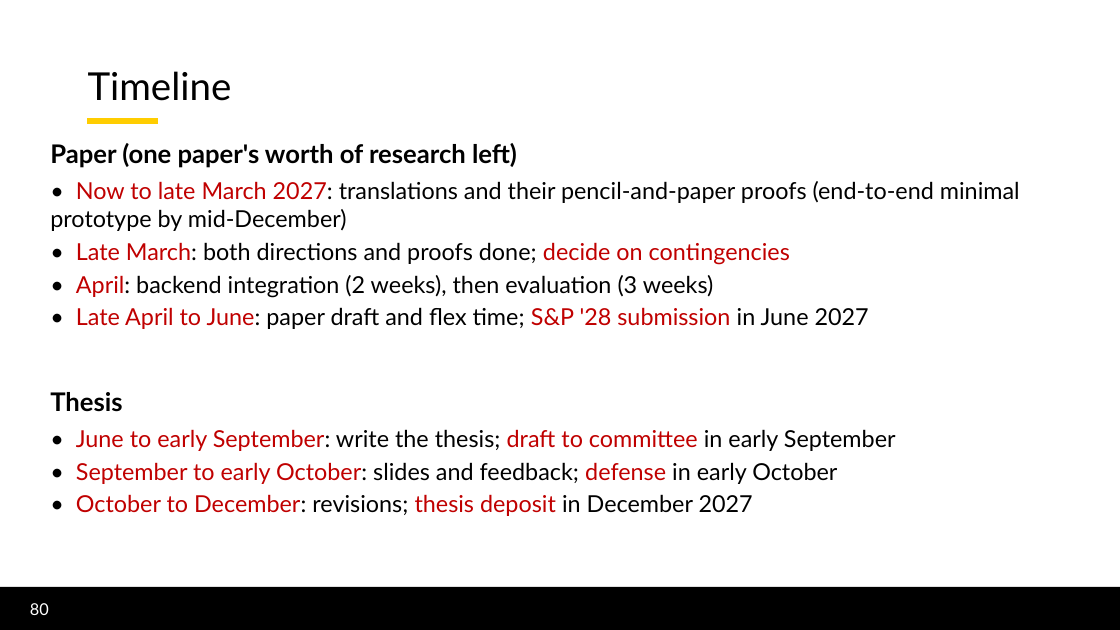
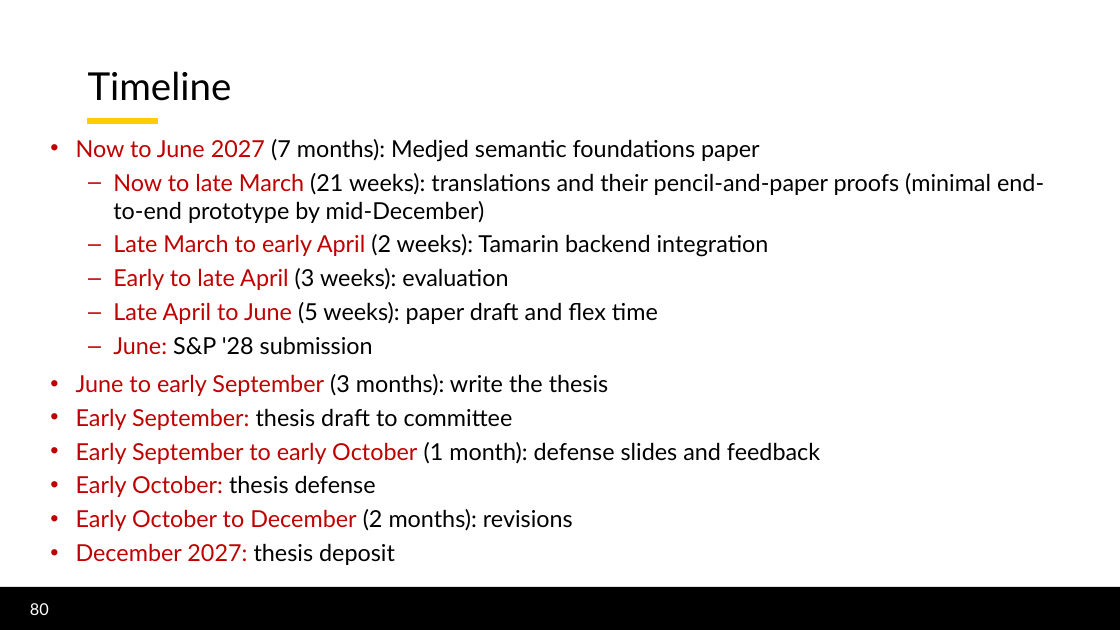
Before and after one commit to lorchrob/thesis_proposal_slides, a slide deck: slide 80 of slides.pptx. Drawn at 1120x630 pixels with LibreOffice and Linux fonts; fonts in the diff are those of the drawing; background and template pictures are left out. Boxes give left, top, right and bottom in pixels: in the first picture for what was removed or moved away, otherwise in the second. Text is boxed around its words. In the diff, an @@ line names an element or a change of style, - is before the commit and + after.

```diff
--- a/slides.pptx
+++ b/slides.pptx
@@ text removed at [50, 143, 517, 168] @@
-Paper (one paper's worth of research left)
@@ text at [76, 139, 1044, 355]: text changed @@
-• Now to late March 2027: translations and their pencil-and-paper proofs (end-to-end minimal prototype by mid-December)
-• Late March: both directions and proofs done; decide on contingencies
-• April: backend integration (2 weeks), then evaluation (3 weeks)
-• Late April to June: paper draft and flex time; S&P '28 submission in June 2027
+• Now to June 2027 (7 months): Medjed semantic foundations paper
+– Now to late March (21 weeks): translations and their pencil-and-paper proofs (minimal end-to-end prototype by mid-December)
+– Late March to early April (2 weeks): Tamarin backend integration
+– Early to late April (3 weeks): evaluation
+– Late April to June (5 weeks): paper draft and flex time
+– June: S&P '28 submission
@@ text at [76, 374, 820, 565]: text changed; text colour #C00000 to #000000 @@
-• June to early September: write the thesis; draft to committee in early September
-• September to early October: slides and feedback; defense in early October
-• October to December: revisions; thesis deposit in December 2027
+• June to early September (3 months): write the thesis
+• Early September: thesis draft to committee
+• Early September to early October (1 month): defense slides and feedback
+• Early October: thesis defense
+• Early October to December (2 months): revisions
+• December 2027: thesis deposit
@@ text removed at [50, 392, 122, 412] @@
-Thesis
```
Also in this commit, not shown: 42 other slides changed.
